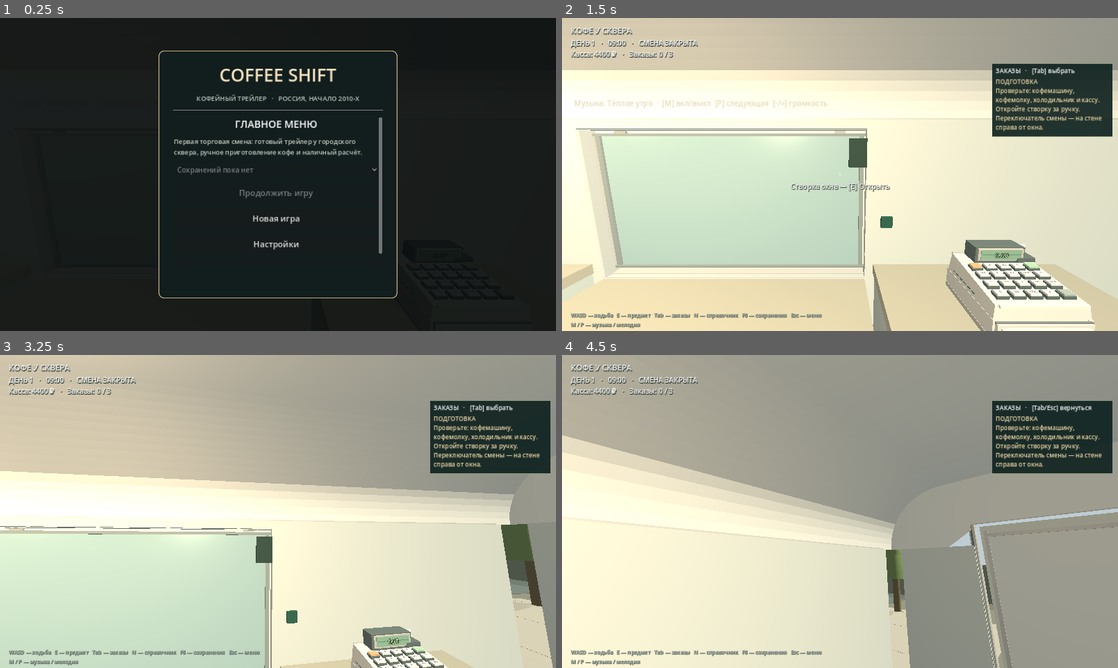
Above: before the commit, frames 1-4 (two rows, left to right).
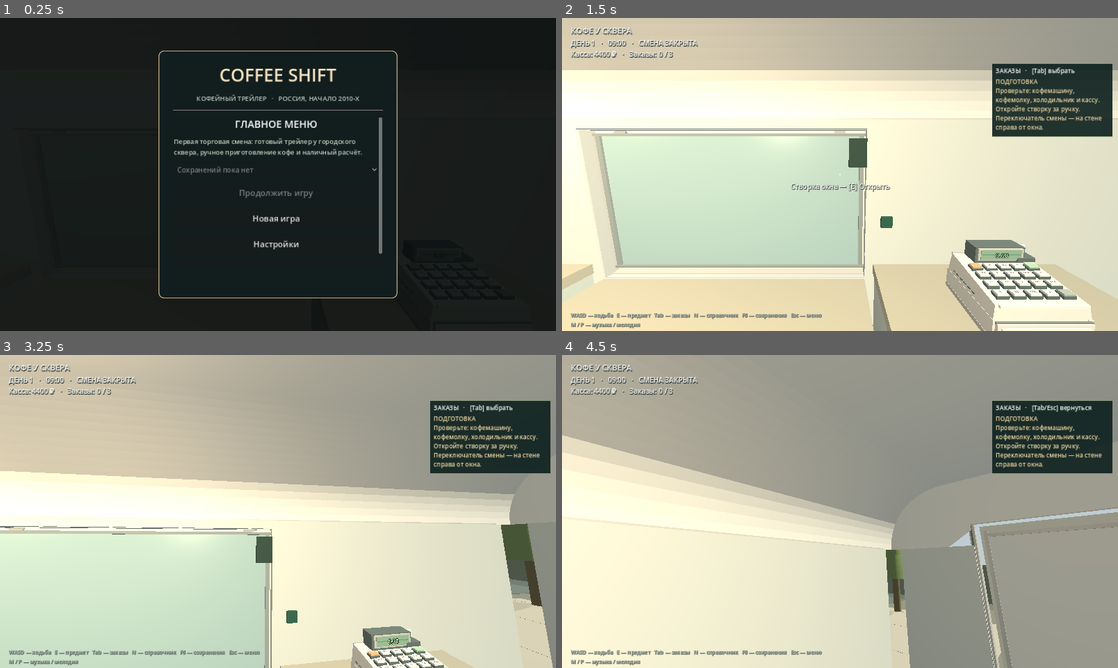
Above: after the commit, the same moments.

Repository: valuableprince/coffee-shift-dev
Game: Godot game, scene res://scenes/first_shift.tscn
The game is run twice, just before and just after one commit, with the same random seed, the same clock (stepped at 60 frames per second) and the same inputs.
Inputs (mouse positions are in pixels of both pictures, inside the frame that each line leads up to):
- Up to frame 1 (0.25 s): no input
- Up to frame 2 (1.5 s): click "Новая игра" at 0.5 s; click "Начать новую игру" at 1.25 s
- Up to frame 3 (3.25 s): tap Enter (ui_accept) at 2, 2.27, 2.75, 3.02 s; move the mouse to (305, 511) at 2.02 s; hold W (forward) 2.03-2.78 s; hold E (interact) 2.03-2.78 s; click (305, 511) at 2.17 s; tap Tab (orders) at 2.3, 2.85 s; move the mouse to (166, 527) at 2.77 s; hold S (back) from 2.78 s (still down); tap E (interact) at 3.05 s
- Up to frame 4 (4.5 s): move the mouse to (851, 505) at 3.52 s; release S (back) at 3.53 s; hold Q (inspect_mode) 3.53-4.28 s; hold W (forward) from 3.53 s (still down); tap Tab (orders) at 3.8 s; tap Enter (ui_accept) at 4.25 s; move the mouse to (812, 574) at 4.27 s; tap E (interact) at 4.35 s; click (812, 574) at 4.42 s

The runs differ from the first frame. In frame 2, 0.4% of the frame differs, in the area x 2-48%, y 26-29%; in frame 3, 0.3%; in frame 4, less than 0.1%.

Commit message:
feat(audio01): integrate radio, scene themes, music cues and tests
Port original private AUDIO-01 draft integration and 14 unchanged music assets.
Replace unresolved radio #08 with documented CC0 Bossa Nova from Shop Theme.
Add 3D radio, music contexts, one-time stings, compatible saves, CI and provenance.
Retain two source-evidence and commercial audio mastering blockers in report.

Diff:
--- a/scenes/main.tscn
+++ b/scenes/main.tscn
@@ -6,7 +6,7 @@
 [ext_resource type="PackedScene" path="res://scenes/player/player.tscn" id="4"]
 [ext_resource type="Script" path="res://scripts/systems/restoration_state.gd" id="5"]
 [ext_resource type="Script" path="res://scripts/ui/garage_hud.gd" id="6"]
-[ext_resource type="Script" path="res://scripts/audio/prototype_music.gd" id="7"]
+[ext_resource type="Script" path="res://scripts/audio/audio01_director.gd" id="7"]
 
 [node name="CoffeeShiftDEV02" type="Node3D"]
 script = ExtResource("1")
--- /dev/null
+++ b/scripts/audio/audio01_director.gd
@@ -0,0 +1,296 @@
+class_name Audio01Director
+extends PrototypeMusic
+## AUDIO-01. Separate background music, 3D radio and one-shot musical cues.
+## Extends PrototypeMusic only to preserve existing saved settings and test APIs.
+
+const RADIO_PATHS := [
+	"res://assets/audio/music/radio/radio_01_jazz.ogg",
+	"res://assets/audio/music/radio/radio_02_vibraphone.ogg",
+	"res://assets/audio/music/radio/radio_03_acoustic.ogg",
+	"res://assets/audio/music/radio/radio_04_harp.ogg",
+	"res://assets/audio/music/radio/radio_05_duduk.ogg",
+	"res://assets/audio/music/radio/radio_06_ambient_a.ogg",
+	"res://assets/audio/music/radio/radio_07_ambient_b.ogg",
+	"res://assets/audio/music/radio/radio_08_bossa.ogg",
+	"res://assets/audio/music/radio/radio_09_ambient_space.ogg",
+	"res://assets/audio/music/radio/radio_10_dreamy.ogg",
+]
+const THEMES := {
+	"menu": "res://assets/audio/music/menu.ogg",
+	"garage": "res://assets/audio/music/garage.ogg",
+	"day_end": "res://assets/audio/music/day_end.ogg",
+}
+const OPENING := "res://assets/audio/music/opening_sting.wav"
+const ACHIEVEMENT := "res://assets/audio/music/achievement_sting.wav"
+const FADE_TIME := 1.5
+const BASE_DB := -6.0
+const SILENT_DB := -70.0
+
+var radio_on := false
+var first_shift_sting_played := false
+var played_achievements: Dictionary = {}
+var radio_index := -1
+
+var _bg_b: AudioStreamPlayer
+var _active_bg: AudioStreamPlayer
+var _outgoing_bg: AudioStreamPlayer
+var _radio: AudioStreamPlayer3D
+var _cue: AudioStreamPlayer
+var _context := ""
+var _fade_elapsed := FADE_TIME
+var _outgoing_start_db := BASE_DB
+var _rng := RandomNumberGenerator.new()
+var _test_mode := OS.get_cmdline_user_args().has("--test-mode")
+var _focus_muted := false
+var _master_was_muted := false
+
+func _ready() -> void:
+	process_mode = Node.PROCESS_MODE_ALWAYS
+	_rng.randomize()
+	_ensure_music_bus()
+	_player = AudioStreamPlayer.new()
+	_player.name = "Audio01BackgroundA"
+	_player.bus = "Music"
+	_player.process_mode = Node.PROCESS_MODE_ALWAYS
+	add_child(_player)
+	_bg_b = AudioStreamPlayer.new()
+	_bg_b.name = "Audio01BackgroundB"
+	_bg_b.bus = "Music"
+	_bg_b.process_mode = Node.PROCESS_MODE_ALWAYS
+	add_child(_bg_b)
+	_cue = AudioStreamPlayer.new()
+	_cue.name = "Audio01Cues"
+	_cue.bus = "Music"
+	_cue.process_mode = Node.PROCESS_MODE_ALWAYS
+	add_child(_cue)
+
+func _ensure_music_bus() -> void:
+	if AudioServer.get_bus_index("Music") < 0:
+		AudioServer.add_bus()
+		AudioServer.set_bus_name(AudioServer.bus_count - 1, "Music")
+		AudioServer.set_bus_send(AudioServer.bus_count - 1, "Master")
+	if AudioServer.get_bus_index("Radio") < 0:
+		AudioServer.add_bus()
+		AudioServer.set_bus_name(AudioServer.bus_count - 1, "Radio")
+	AudioServer.set_bus_send(AudioServer.get_bus_index("Radio"), "Music")
+	AudioServer.set_bus_mute(AudioServer.get_bus_index("Radio"), true)
+
+func _stream(path: String, repeat: bool = false) -> AudioStream:
+	if not ResourceLoader.exists(path):
+		push_warning("AUDIO-01: audio file not found: " + path)
+		return null
+	var clip := load(path) as AudioStream
+	if clip is AudioStreamOggVorbis:
+		(clip as AudioStreamOggVorbis).loop = repeat
+	elif clip is AudioStreamWAV:
+		(clip as AudioStreamWAV).loop_mode = AudioStreamWAV.LOOP_FORWARD if repeat else AudioStreamWAV.LOOP_DISABLED
+	return clip
+
+func set_preferences(enabled: bool, volume_db: float) -> void:
+	# Shared Music bus governs background themes, radio and cues.
+	_volume_db = clampf(volume_db, -40.0, -3.0)
+	_muted = not enabled or _volume_db <= -39.9
+	var index := AudioServer.get_bus_index("Music")
+	if index >= 0:
+		AudioServer.set_bus_volume_db(index, _volume_db)
+		AudioServer.set_bus_mute(index, _muted)
+
+func attach_radio(parent: Node3D, local_position: Vector3) -> void:
+	if _radio != null:
+		return
+	_radio = AudioStreamPlayer3D.new()
+	_radio.name = "Audio01RadioSpeaker"
+	_radio.position = local_position
+	_radio.bus = "Radio"
+	_radio.process_mode = Node.PROCESS_MODE_ALWAYS
+	_radio.unit_size = 2.0
+	_radio.max_distance = 22.0
+	_radio.attenuation_model = AudioStreamPlayer3D.ATTENUATION_INVERSE_DISTANCE
+	parent.add_child(_radio)
+	_radio.finished.connect(_advance_radio)
+	_apply_radio_power()
+	if _context == "trade":
+		_start_radio_broadcast()
+
+func set_context(context: String) -> void:
+	if context not in ["menu", "garage", "trade", "day_end"]:
+		push_warning("AUDIO-01: unknown context: " + context)
+		return
+	if context == _context:
+		return
+	# A third transition during crossfade must not leave an orphaned stream.
+	if _outgoing_bg != null and _outgoing_bg != _active_bg:
+		_outgoing_bg.stop()
+		_outgoing_bg = null
+	var old_context := _context
+	_context = context
+	if context == "trade":
+		_apply_radio_power()
+		if old_context != "trade":
+			_start_radio_broadcast()
+	elif context == "day_end":
+		# The Radio bus is muted, preserving the current underlying timeline.
+		_apply_radio_power()
+	elif context == "menu" or context == "garage":
+		# Leaving the trading session starts a fresh broadcast next time.
+		if _radio != null:
+			_radio.stop()
+			radio_index = -1
+		_apply_radio_power()
+	var path := str(THEMES.get(context, ""))
+	var incoming: AudioStreamPlayer = null
+	if not path.is_empty():
+		incoming = _bg_b if _active_bg == _player else _player
+		var stream := _stream(path, context in ["menu", "garage"])
+		if stream != null:
+			incoming.stop()
+			incoming.stream = stream
+			incoming.volume_db = SILENT_DB
+			if not _test_mode:
+				incoming.play()
+		else:
+			incoming = null
+	_outgoing_bg = _active_bg
+	_outgoing_start_db = _outgoing_bg.volume_db if _outgoing_bg != null else BASE_DB
+	_active_bg = incoming
+	_fade_elapsed = 0.0
+
+func _process(delta: float) -> void:
+	if _fade_elapsed >= FADE_TIME:
+		return
+	_fade_elapsed = minf(FADE_TIME, _fade_elapsed + maxf(delta, 0.0))
+	var ratio := _fade_elapsed / FADE_TIME
+	if _active_bg != null:
+		_active_bg.volume_db = lerpf(SILENT_DB, BASE_DB, ratio)
+	if _outgoing_bg != null and _outgoing_bg != _active_bg:
+		_outgoing_bg.volume_db = lerpf(_outgoing_start_db, SILENT_DB, ratio)
+		if ratio >= 1.0:
+			_outgoing_bg.stop()
+			_outgoing_bg = null
+
+func _start_radio_broadcast() -> void:
+	if _radio == null or _radio.playing:
+		return
+	_advance_radio()
+
+func _advance_radio() -> void:
+	if _radio == null or RADIO_PATHS.is_empty() or _context != "trade":
+		return
+	var index := next_radio_index(radio_index)
+	var stream := _stream(RADIO_PATHS[index], false)
+	if stream == null:
+		push_warning("AUDIO-01: skipping invalid radio track " + str(index))
+		return
+	radio_index = index
+	_radio.stream = stream
+	_apply_radio_power()
+	if not _test_mode:
+		_radio.play()
+
+func next_radio_index(previous: int) -> int:
+	var count := RADIO_PATHS.size()
+	if count <= 1:
+		return 0
+	var index := _rng.randi_range(0, count - 2)
+	if previous >= 0 and previous < count and index >= previous:
+		index += 1
+	return index
+
+func toggle_radio() -> void:
+	radio_on = not radio_on
+	_apply_radio_power()
+	# Turning off the speaker must not stop playback or reset its timeline.
+
+func _apply_radio_power() -> void:
+	# Bus mute silences precisely, unlike a -70 dB attenuation which can leak.
+	# A muted bus keeps the audio players advancing, as a real broadcast would.
+	var bus_index := AudioServer.get_bus_index("Radio")
+	if bus_index >= 0:
+		AudioServer.set_bus_mute(bus_index, not (radio_on and _context == "trade"))
+	if _radio != null:
+		_radio.volume_db = -8.0
+
+func play_opening_once() -> bool:
+	if first_shift_sting_played:
+		return false
+	first_shift_sting_played = true
+	_play_cue(OPENING)
+	return true
+
+func play_achievement_once(identifier: String) -> bool:
+	if identifier.is_empty() or played_achievements.has(identifier):
+		return false
+	played_achievements[identifier] = true
+	_play_cue(ACHIEVEMENT)
+	return true
+
+func _play_cue(path: String) -> void:
+	var stream := _stream(path)
+	if _cue != null and stream != null and not _test_mode:
+		_cue.stream = stream
+		_cue.volume_db = -6.0
+		_cue.play()
+
+func snapshot_audio() -> Dictionary:
+	return {
+		"radio_on": radio_on,
+		"opening_played": first_shift_sting_played,
+		"achievement_ids": played_achievements.keys(),
+	}
+
+func validate_audio(data: Dictionary) -> bool:
+	if data.has("radio_on") and not data.radio_on is bool:
+		return false
+	if data.has("opening_played") and not data.opening_played is bool:
+		return false
+	if data.has("achievement_ids"):
+		if not data.achievement_ids is Array:
+			return false
+		for item in data.achievement_ids:
+			if not item is String or item.is_empty() or item.length() > 100:
+				return false
+	return true
+
+func restore_audio(data: Dictionary) -> bool:
+	if not validate_audio(data):
+		return false
+	radio_on = bool(data.get("radio_on", false))
+	first_shift_sting_played = bool(data.get("opening_played", false))
+	played_achievements.clear()
+	for item in data.get("achievement_ids", []):
+		played_achievements[item] = true
+	# Loading a career starts a fresh random broadcast, never restoring
+	# the previous track or its playback position (MUSIC-08).
+	if _radio != null:
+		_radio.stop()
+		radio_index = -1
+		if _context == "trade":
+			_start_radio_broadcast()
+	_apply_radio_power()
+	return true
+
+func stop_all() -> void:
+	for player in [_player, _bg_b, _cue]:
+		if player != null:
+			player.stop()
+	if _radio != null:
+		_radio.stop()
+	radio_index = -1
+
+func _input(_event: InputEvent) -> void:
+	# Legacy M/P/- keys do not control the radio: only a physical E interaction.
+	pass
+
+func _notification(what: int) -> void:
+	if _test_mode:
+		return
+	var master := AudioServer.get_bus_index("Master")
+	if master < 0:
+		return
+	if what == NOTIFICATION_APPLICATION_FOCUS_OUT and not _focus_muted:
+		_master_was_muted = AudioServer.is_bus_mute(master)
+		AudioServer.set_bus_mute(master, true)
+		_focus_muted = true
+	elif what == NOTIFICATION_APPLICATION_FOCUS_IN and _focus_muted:
+		AudioServer.set_bus_mute(master, _master_was_muted)
+		_focus_muted = false
--- a/scripts/main.gd
+++ b/scripts/main.gd
@@ -5,7 +5,7 @@
 @onready var trailer: CoffeeTrailer = $CoffeeTrailer
 @onready var state: RestorationState = $RestorationState
 @onready var hud: GarageHUD = $GarageHUD
-@onready var music: PrototypeMusic = $PrototypeMusic
+@onready var music: Audio01Director = $PrototypeMusic
 var parts: Array[InspectablePart] = []
 var pickups: Array[WorkshopPickup] = []
 var inspection_enabled := false
@@ -365,6 +365,7 @@
 		hands.hide()
 	save_manager.autosave_enabled = false
 	main_menu.show_title()
+	music.set_context("menu")
 
 func _show_pause() -> void:
 	if not _game_active:
@@ -390,6 +391,7 @@
 	if is_instance_valid(hands):
 		hands.show()
 	_game_active = true
+	music.set_context("garage")
 	save_manager.autosave_enabled = not _test_mode
 
 func _continue_from_menu(career_id: int) -> void:
--- a/scripts/trade/shift_world.gd
+++ b/scripts/trade/shift_world.gd
@@ -21,7 +21,7 @@
 var save_manager: ShiftSaveManager
 var save_menu: RestorationSaveMenu
 var game_settings := CoffeeShiftSettings.new()
-var music: PrototypeMusic
+var music: Audio01Director
 var audio: ShiftAudio
 var stations: Dictionary = {}
 var shutter: Node3D
@@ -74,8 +74,9 @@
 	npc_root = Node3D.new()
 	npc_root.name = "Customers"
 	add_child(npc_root)
-	music = PrototypeMusic.new()
+	music = Audio01Director.new()
 	add_child(music)
+	music.attach_radio(trailer, Vector3(-.77, 1.49, 1.49))
 	audio = ShiftAudio.new()
 	add_child(audio)
 	var graphics := CoffeeShiftGraphics.new()
@@ -244,6 +245,11 @@
 	_station("carrier", "Держатель", Vector3(-.51, 1.43, .08))
 	_station("bin", "Мусорное ведро", Vector3(-.44, .85, 1.93), Vector3(.08, .25, .20))
 	_station("menu", "Меню / цены / запасы", Vector3(-.52, 1.95, -1.45), Vector3(.08, .28, .30))
+	# Physical receiver at the rear counter, separate from the scene background music.
+	_station("radio", "Радиоприёмник", Vector3(-.51, 1.49, 1.49), Vector3(.11, .19, .27))
+	G.box(trailer, "RadioCase", Vector3(-.77, 1.49, 1.49), Vector3(.28, .24, .31), Color("5d6357"), false)
+	G.box(trailer, "RadioSpeakerGrille", Vector3(-.62, 1.49, 1.42), Vector3(.012, .16, .13), Color("313a35"), false)
+	G.box(trailer, "RadioTuningDial", Vector3(-.62, 1.50, 1.59), Vector3(.013, .08, .08), Color("c1b588"), false)
 	G.cylinder(trailer, "SugarBowl", Vector3(-.78, 1.38, 1.03), .075, .16, Color("c7c5ab"), false)
 	G.cylinder(trailer, "SyrupBottle", Vector3(-.78, 1.46, .38), .044, .32, Color("8b784e"), false)
 	G.cylinder(trailer, "Bin", Vector3(-.72, .68, 1.94), .18, .50, Color("526358"), false)
@@ -265,6 +271,8 @@
 
 func _refresh() -> void:
 	if hud == null: return
+	if _active and music != null and int(session.stats.sold) > 0 and music.play_achievement_once("first_sale"):
+		save_manager.mark_checkpoint("Достижение: первая продажа")
 	TradingLocation.update_lighting(self, session.clock)
 	_sync_process_audio()
 	_sync_fridge()
@@ -415,6 +423,7 @@
 		if accessories.inspected == "": return "[E] Взять"
 		return "Сначала верните предмет"
 	match station.action:
+		"radio": return "[E] Выключить радио" if music.radio_on else "[E] Включить радио"
 		"fridge":
 			if fridge.moving: return "Открывается…" if fridge.opened else "Закрывается…"
 			return "[E] Закрыть" if fridge.opened else "[E] Открыть"
@@ -465,6 +474,9 @@
 		accessories.take_or_return(action)
 		return
 	match action:
+		"radio":
+			music.toggle_radio()
+			save_manager.mark_checkpoint("Состояние радио")
 		"window": session.toggle_window()
 		"shift": show_shift()
 		"counter": show_customer()
@@ -546,8 +558,16 @@
 func _toggle_shift() -> void:
 	var closing := session.shift_open
 	var ok := session.close_shift() if closing else session.open_shift()
-	if ok and closing: show_report()
-	elif ok: hud.close_panel()
+	if ok and closing:
+		music.set_context("day_end")
+		if session.report().profit > 0 and music.play_achievement_once("first_profitable_shift"):
+			save_manager.mark_checkpoint("Достижение: первая прибыль")
+		show_report()
+	elif ok:
+		music.set_context("trade")
+		if music.play_opening_once():
+			save_manager.mark_checkpoint("Первая смена: музыкальная заставка")
+		hud.close_panel()
 	else: _panel("СМЕНА", session.last_message, [{"label": "Вернуться к подготовке", "call": hud.close_panel}])
 
 func _pickup_at_counter() -> Dictionary:
@@ -661,11 +681,12 @@
 	return {"trade": session.snapshot(), "world": {"position": [player.position.x, player.position.y, player.position.z],
 		"yaw": player.rotation.y, "pitch": player.pitch,
 		"fridge_opened": fridge.opened, "staff_door_opened": trailer.get_node("StaffDoor").opened,
-		"assets": new_assets.snapshot()}}
+		"assets": new_assets.snapshot(), "audio": music.snapshot_audio()}}
 
 func validate_snapshot(data: Dictionary) -> bool:
 	if not data.get("trade") is Dictionary or not session.validate(data.trade) or not data.get("world") is Dictionary: return false
 	var w: Dictionary = data.world
+	if w.has("audio") and (not w.audio is Dictionary or not music.validate_audio(w.audio)): return false
 	if w.has("assets") and not new_assets.valid_snapshot(w.assets): return false
 	if not CoffeeShiftSession._valid_point(w.get("position")): return false
 	for key in ["fridge_opened","staff_door_opened"]:
@@ -677,6 +698,7 @@
 func apply_snapshot(data: Dictionary) -> bool:
 	if not validate_snapshot(data): return false
 	if not session.restore(data.trade): return false
+	music.restore_audio(data.world.get("audio", {}))
 	# Cancel any in-flight animation and restore the authoritative saved window immediately.
 	_shutter_open = session.window_open
 	trailer.shell.set_hatch_open(_shutter_open, false)
@@ -763,6 +785,7 @@
 	player.set_mouse_capture(false)
 	save_manager.autosave_enabled = false
 	main_menu.show_title()
+	music.set_context("menu")
 	_sync_process_audio()
 
 func show_pause() -> void:
@@ -784,6 +807,7 @@
 	hud.panel.hide()
 	save_menu.hide()
 	_active = true
+	music.set_context("trade")
 	save_manager.autosave_enabled = not _test
 	_resume_controls()
 
@@ -829,8 +853,7 @@
 		main_menu.show_error("Не удалось сохранить прогресс; выход отменён")
 		return
 	audio.stop_all()
-	music._player.stop()
-	music._player.stream = null
+	music.stop_all()
 	await get_tree().process_frame
 	get_tree().quit()
 
--- /dev/null
+++ b/tests/audio01_smoke.gd
@@ -0,0 +1,85 @@
+extends SceneTree
+## AUDIO-01 smoke checks. Run after importing OGGs with Godot 4.3.
+
+var checks := 0
+var failures := 0
+
+func _initialize() -> void:
+	call_deferred("_verify")
+
+func check(condition: bool, message: String) -> void:
+	checks += 1
+	if condition:
+		print("PASS AUDIO-01: " + message)
+	else:
+		failures += 1
+		push_error("FAIL AUDIO-01: " + message)
+
+func _verify() -> void:
+	var music := Audio01Director.new()
+	root.add_child(music)
+	check(Audio01Director.RADIO_PATHS.size() == 10, "10 radio compositions")
+	check(AudioServer.get_bus_index("Music") >= 0, "independent Music bus")
+	check(AudioServer.get_bus_index("Radio") >= 0, "independent Radio bus")
+	for path in Audio01Director.RADIO_PATHS:
+		check(ResourceLoader.exists(path), "imported radio resource " + path.get_file())
+		check(load(path) is AudioStream, "radio OGG decodes " + path.get_file())
+	for context in ["menu", "garage", "day_end"]:
+		var path: String = Audio01Director.THEMES[context]
+		check(ResourceLoader.exists(path), "theme " + context)
+		check(load(path) is AudioStream, "theme stream " + context)
+	for cue in [Audio01Director.OPENING, Audio01Director.ACHIEVEMENT]:
+		var clip := load(cue) as AudioStreamWAV
+		check(clip != null, "cue WAV exists " + cue.get_file())
+		if clip != null:
+			check(clip.mix_rate == 22050 and not clip.stereo, "cue format " + cue.get_file())
+	music.set_preferences(true, -12.0)
+	check(not AudioServer.is_bus_mute(AudioServer.get_bus_index("Music")), "music bus unmuted")
+	music.set_preferences(false, -12.0)
+	check(AudioServer.is_bus_mute(AudioServer.get_bus_index("Music")), "music bus muted")
+	music.set_preferences(true, -12.0)
+	music.set_context("menu")
+	check(music._context == "menu", "menu background")
+	music.set_context("garage")
+	check(music._context == "garage", "garage background")
+	var speaker_root := Node3D.new()
+	root.add_child(speaker_root)
+	music.attach_radio(speaker_root, Vector3(1, 2, 3))
+	music.set_context("trade")
+	check(music._context == "trade", "trade removes background theme")
+	check(music._radio != null, "spatial radio exists")
+	check(music._radio.position == Vector3(1, 2, 3), "radio emitter anchored")
+	check(music.radio_index >= 0 and music.radio_index < 10, "random initial broadcast")
+	for old in range(10):
+		for _iteration in range(20):
+			check(music.next_radio_index(old) != old, "no immediate radio repeat " + str(old))
+	music.toggle_radio()
+	check(music.radio_on, "E turns speaker on")
+	check(not AudioServer.is_bus_mute(AudioServer.get_bus_index("Radio")), "powered-on radio bus is audible")
+	var position_before := music.radio_index
+	music.toggle_radio()
+	check(not music.radio_on and music.radio_index == position_before, "off does not reset broadcast")
+	check(AudioServer.is_bus_mute(AudioServer.get_bus_index("Radio")), "powered-off radio bus is silent")
+	check(music.play_opening_once(), "first shift plays sting")
+	check(not music.play_opening_once(), "sting cannot replay in career")
+	check(music.play_achievement_once("first_sale"), "achievement plays once")
+	check(not music.play_achievement_once("first_sale"), "achievement cannot repeat")
+	var saved := music.snapshot_audio()
+	check(music.validate_audio(saved), "valid audio save")
+	check(not music.validate_audio({"radio_on": "yes"}), "reject invalid radio flag")
+	check(not music.validate_audio({"achievement_ids": [1]}), "reject invalid achievement ids")
+	music.restore_audio({})
+	check(not music.radio_on and not music.first_shift_sting_played, "legacy save defaults")
+	check(music.restore_audio(saved), "restore audio state")
+	check(music.first_shift_sting_played and music.played_achievements.has("first_sale"), "persistent one-time flags")
+	music.set_context("day_end")
+	check(music._context == "day_end", "one-shot end-day theme")
+	check(AudioServer.is_bus_mute(AudioServer.get_bus_index("Radio")), "end-day mutes physical radio bus")
+	music.set_context("trade")
+	music.toggle_radio()
+	check(music.radio_on and not AudioServer.is_bus_mute(AudioServer.get_bus_index("Radio")), "resume trading restores powered radio")
+	music.set_context("garage")
+	check(AudioServer.is_bus_mute(AudioServer.get_bus_index("Radio")), "garage mutes physical radio")
+	music.stop_all()
+	print("AUDIO-01: %d checks, %d failures" % [checks, failures])
+	quit(1 if failures else 0)
Not shown, added: assets/audio/music/achievement_sting.wav
Not shown, added: assets/audio/music/day_end.ogg
Not shown, added: assets/audio/music/garage.ogg
Not shown, added: assets/audio/music/menu.ogg
Not shown, added: assets/audio/music/opening_sting.wav
Not shown, added: assets/audio/music/radio/radio_01_jazz.ogg
Not shown, added: assets/audio/music/radio/radio_02_vibraphone.ogg
Not shown, added: assets/audio/music/radio/radio_03_acoustic.ogg
Not shown, added: assets/audio/music/radio/radio_04_harp.ogg
Not shown, added: assets/audio/music/radio/radio_05_duduk.ogg
Not shown, added: assets/audio/music/radio/radio_06_ambient_a.ogg
Not shown, added: assets/audio/music/radio/radio_07_ambient_b.ogg
(and 7 more such lines)
